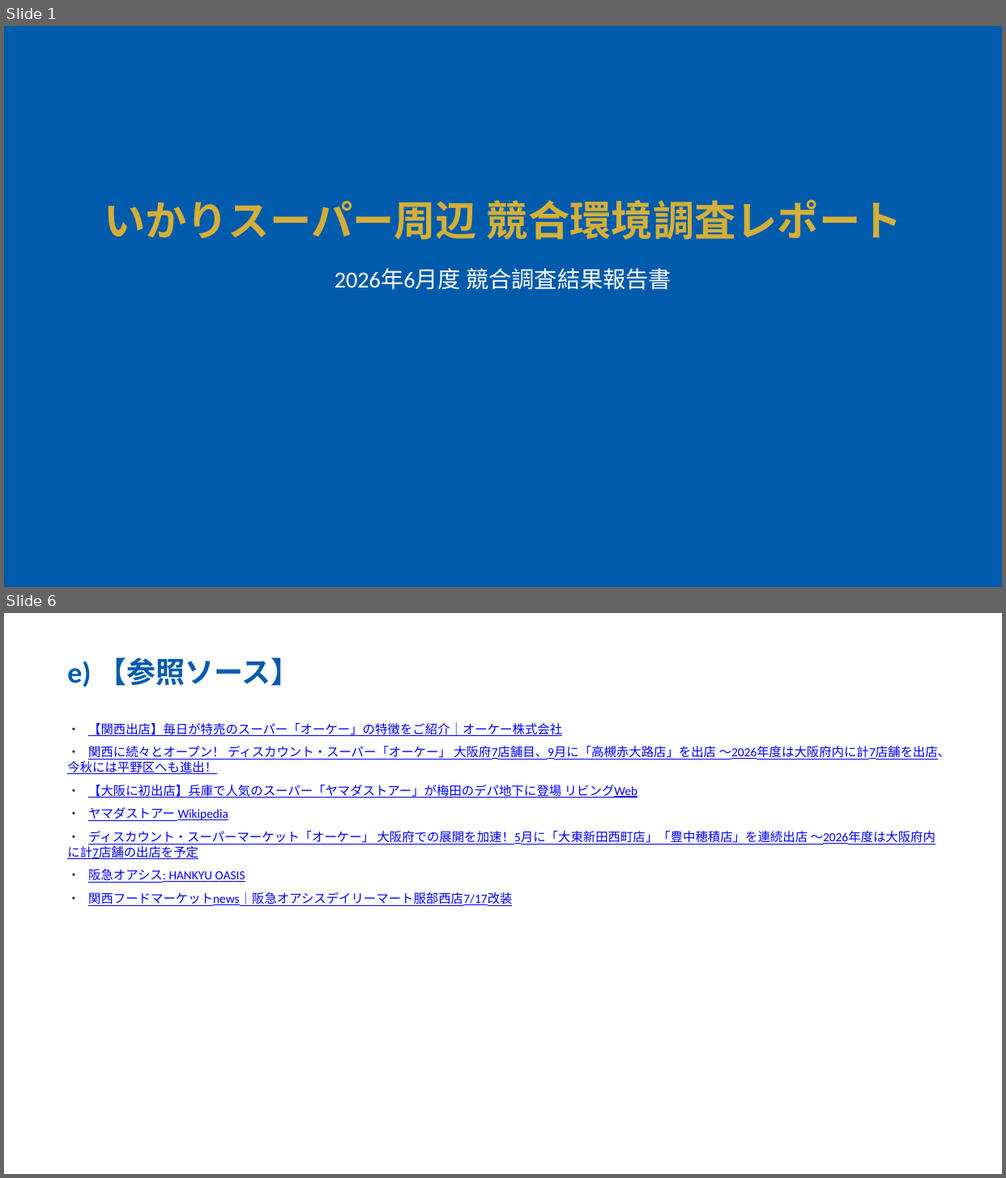
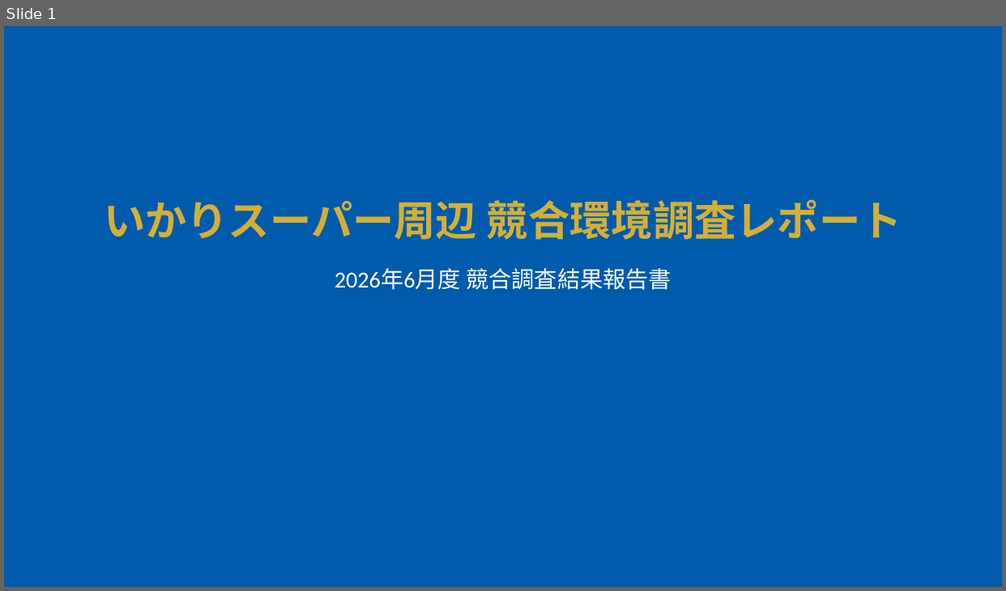
Before and after one commit to yutatbgt-bit/Competitive-research, a slide deck: report/2026_07_17_competitive_report_within_2km.pptx. Shown one above the other, each under a label of ours: slides 1 and 6 before the commit, slide 1 after it; the slides between them are not shown. The pictures are 1006x1178 and 1006x591 pixels, drawn with LibreOffice and Linux fonts; fonts in the diff are those of the drawing. Boxes give left, top, right and bottom in pixels: in the first picture for what was removed or moved away, otherwise in the second. Text is boxed around its words. In the diff, an @@ line names an element or a change of style, - is before the commit and + after.

```diff
--- a/report/2026_07_17_competitive_report_within_2km.pptx
+++ b/report/2026_07_17_competitive_report_within_2km.pptx
@@ slide 6 removed at <box>4,613,1002,1174</box>, background #FFFFFF @@
@@ text removed at <box>67,658,300,688</box> @@
-e) 【参照ソース】
@@ text removed at <box>67,722,951,906</box> @@
-・ 【関西出店】毎日が特売のスーパー「オーケー」の特徴をご紹介｜オーケー株式会社
-・ 関西に続々とオープン！ ディスカウント・スーパー「オーケー」 大阪府7店舗目、9月に「高槻赤大路店」を出店 ～2026年度は大阪府内に計7店舗を出店、今秋には平野区へも進出！
-・ 【大阪に初出店】兵庫で人気のスーパー「ヤマダストアー」が梅田のデパ地下に登場 リビングWeb
-・ ヤマダストアー Wikipedia
-・ ディスカウント・スーパーマーケット「オーケー」 大阪府での展開を加速！5月に「大東新田西町店」「豊中穂積店」を連続出店 ～2026年度は大阪府内に計7店舗の出店を予定
-・ 阪急オアシス: HANKYU OASIS
-・ 関西フードマーケットnews｜阪急オアシスデイリーマート服部西店7/17改装
```
Also in this commit, not shown: 1 slide added, 5 other slides removed, 47 other files.
